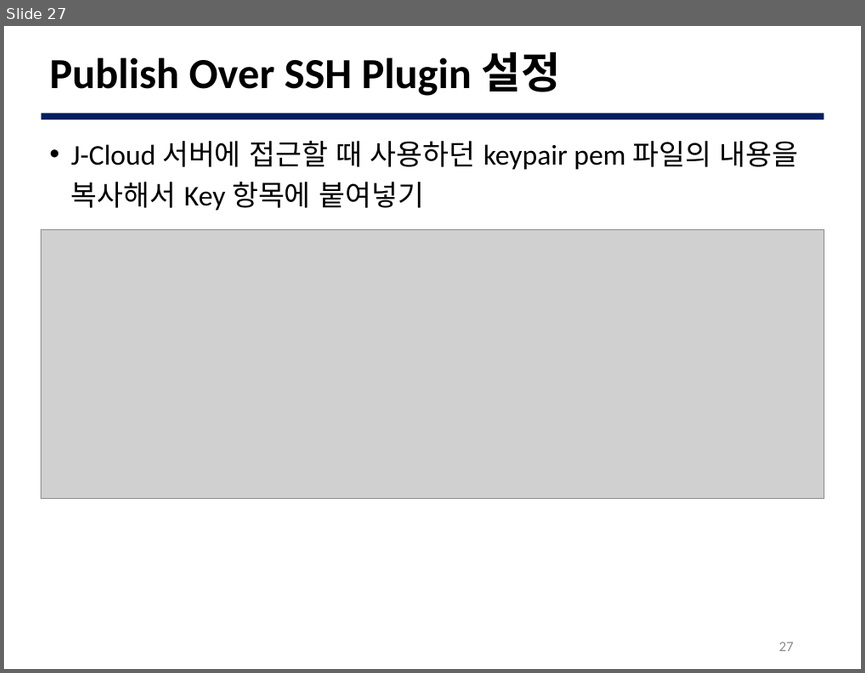
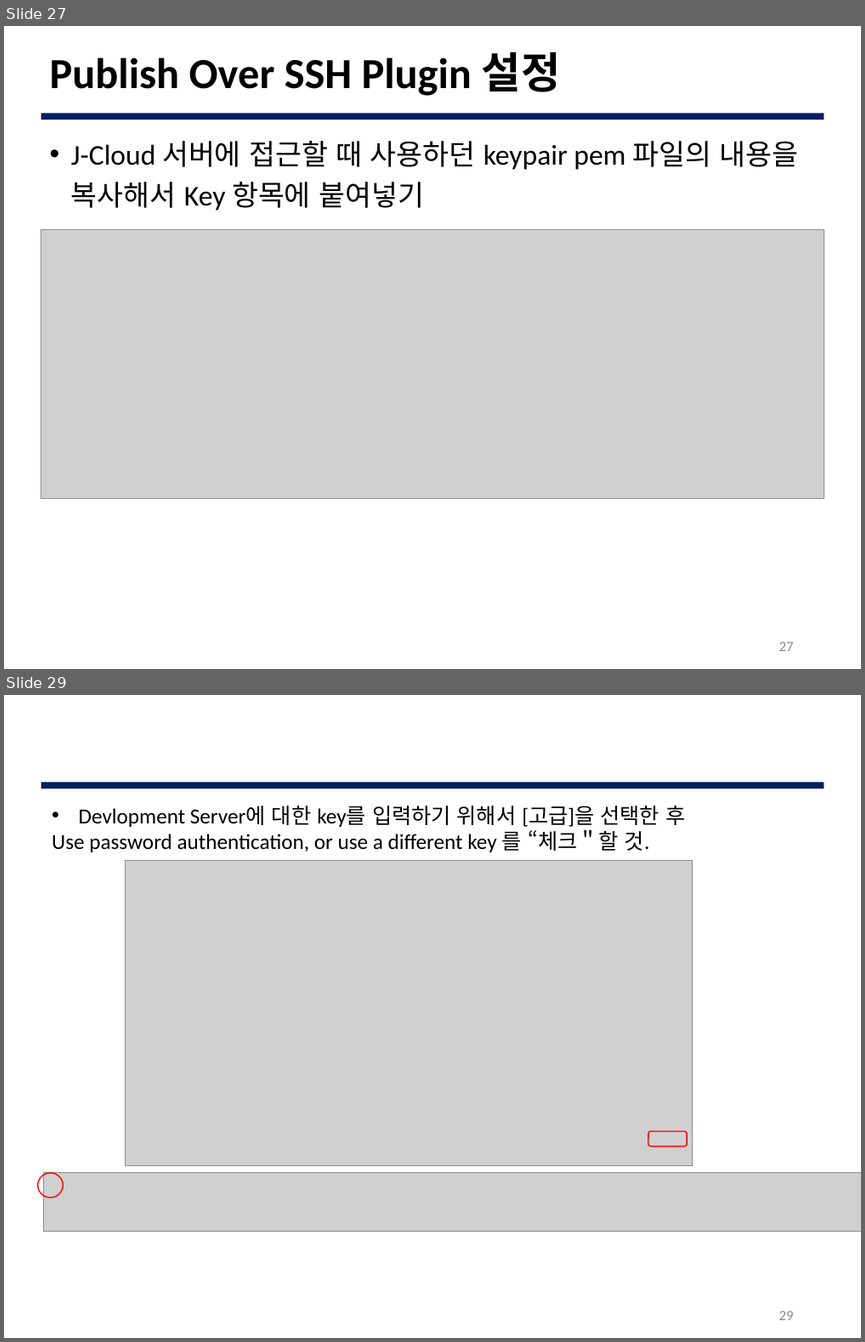
Before and after one commit to JBNU-JEduTools/osscourse, a slide deck: Slides/15. 개발 프로세스 실습 3.pptx. Shown one above the other, each under a label of ours: slide 27 before the commit, slides 27 and 29 after it; the slides between them are not shown. The pictures are 865x673 and 865x1342 pixels, drawn with LibreOffice and Linux fonts; fonts in the diff are those of the drawing; grey boxes stand for pictures; background and template pictures are left out. Boxes give left, top, right and bottom in pixels: in the first picture for what was removed or moved away, otherwise in the second. Text is boxed around its words. In the diff, an @@ line names an element or a change of style, - is before the commit and + after.

```diff
--- a/Slides/15. 개발 프로세스 실습 3.pptx
+++ b/Slides/15. 개발 프로세스 실습 3.pptx
@@ slide 29 added at [4,695,861,1338], background #FFFFFF; not listed: 1 template element that a slide beside it also shows @@
@@ text added at [52,805,685,852], 18 pt, text #000000 @@
+• Devlopment Server에 대한 key를 입력하기 위해서 [고급]을 선택한 후
+Use password authentication, or use a different key 를 “체크＂할 것.
@@ picture added at [125,861,692,1166] @@
@@ rounded rectangle added at [648,1131,687,1145], outline #FF0000 1 pt @@
@@ ellipse added at [37,1172,63,1197], outline #FF0000 1 pt @@
@@ picture added at [43,1172,861,1231] @@
@@ page number added at [779,1310,794,1320], 12 pt, text #8C8C8C @@
+29
```
Also in this commit, not shown: 4 slides changed, 1 other slide added.
